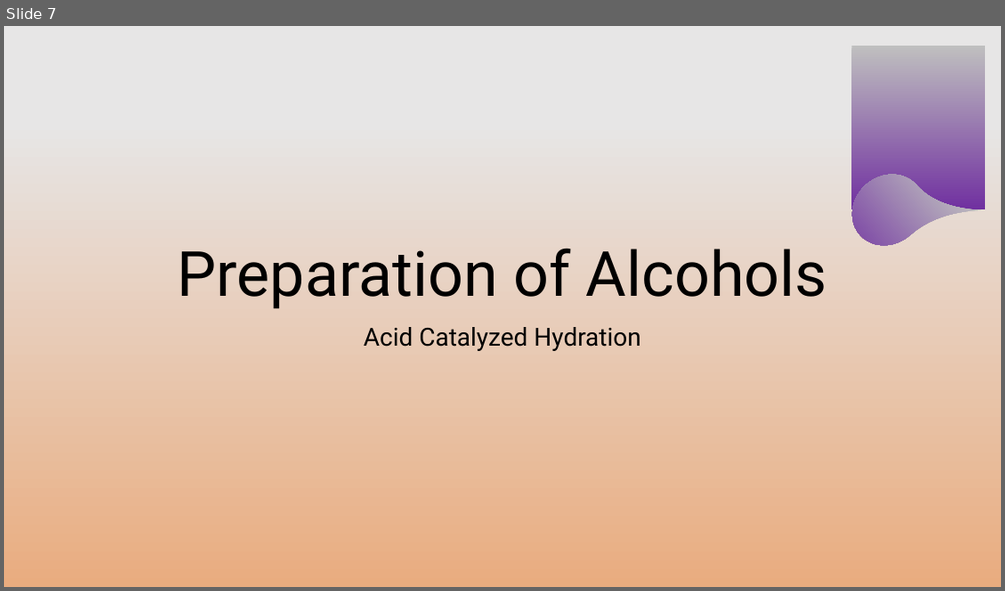
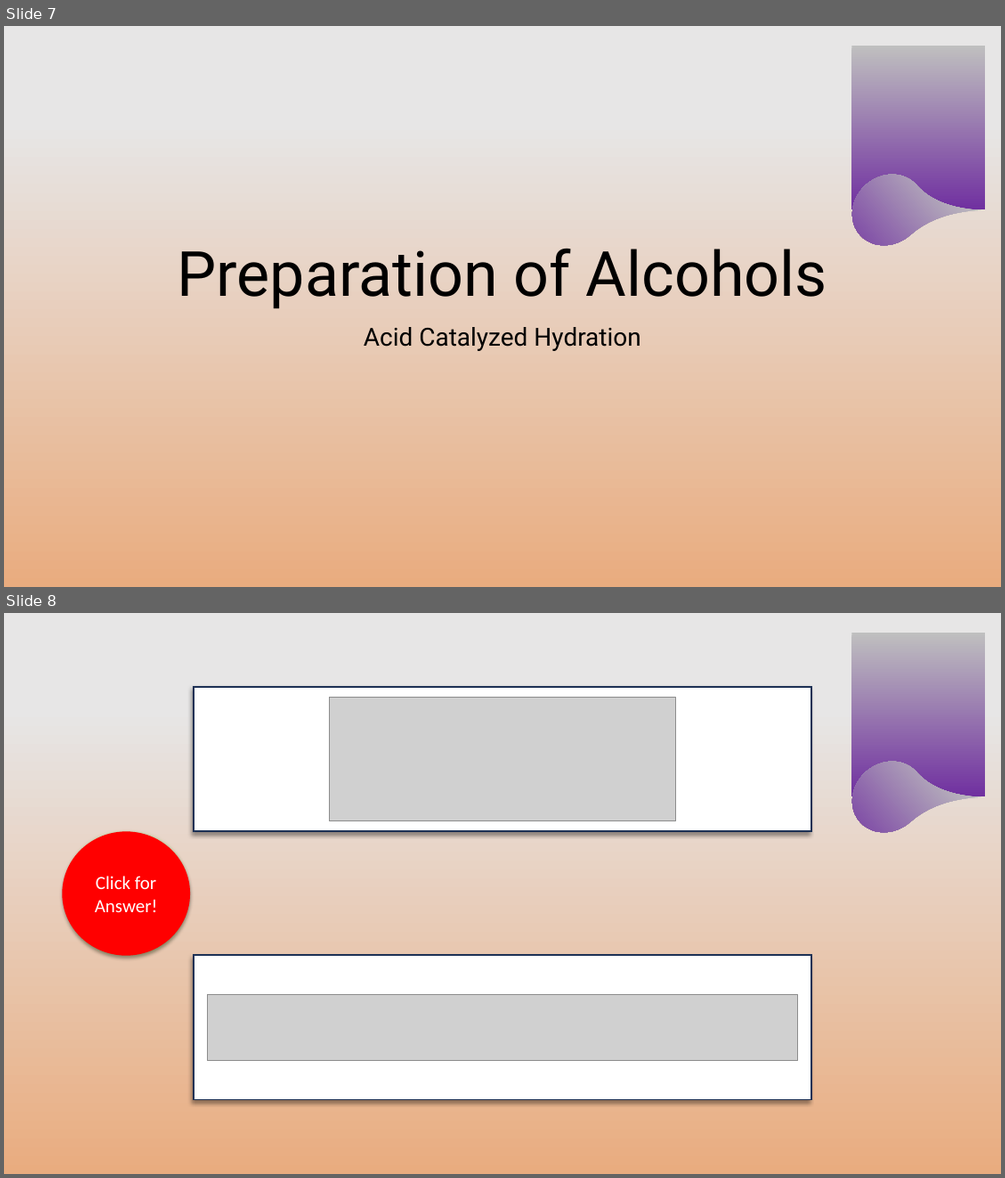
Before and after one commit to chemykill/alcoholproblems, a slide deck: alcoholquestions.pptx. Shown one above the other, each under a label of ours: slide 7 before the commit, slides 7 and 8 after it. The pictures are 1005x591 and 1005x1178 pixels, drawn with LibreOffice and Linux fonts; fonts in the diff are those of the drawing; grey boxes stand for pictures; background and template pictures are left out. Boxes give left, top, right and bottom in pixels: in the first picture for what was removed or moved away, otherwise in the second. Text is boxed around its words. In the diff, an @@ line names an element or a change of style, - is before the commit and + after.

```diff
--- a/alcoholquestions.pptx
+++ b/alcoholquestions.pptx
@@ slide 8 added at (4, 613, 1001, 1174), background gradient #E7E6E6 to #E9AC7F; not listed: 2 template elements that a slide beside it also shows @@
@@ rectangle added at (194, 687, 811, 831), fill #FFFFFF, outline #1E3256 1.5 pt @@
@@ picture added at (329, 698, 676, 821) @@
@@ ellipse added at (63, 831, 190, 956), fill #FF0000, 18 pt, text #FFFFFF @@
+Click for Answer!
@@ ellipse added at (71, 838, 181, 949), fill #67D331, outline #1E3256 1 pt, 16 pt, text #FFFFFF @@
+Click for question
@@ rectangle added at (194, 955, 811, 1099), fill #FFFFFF, outline #1E3256 1.5 pt @@
@@ picture added at (208, 995, 798, 1060) @@
```
Also in this commit, not shown: 1 other slide added, 1 slide removed.
